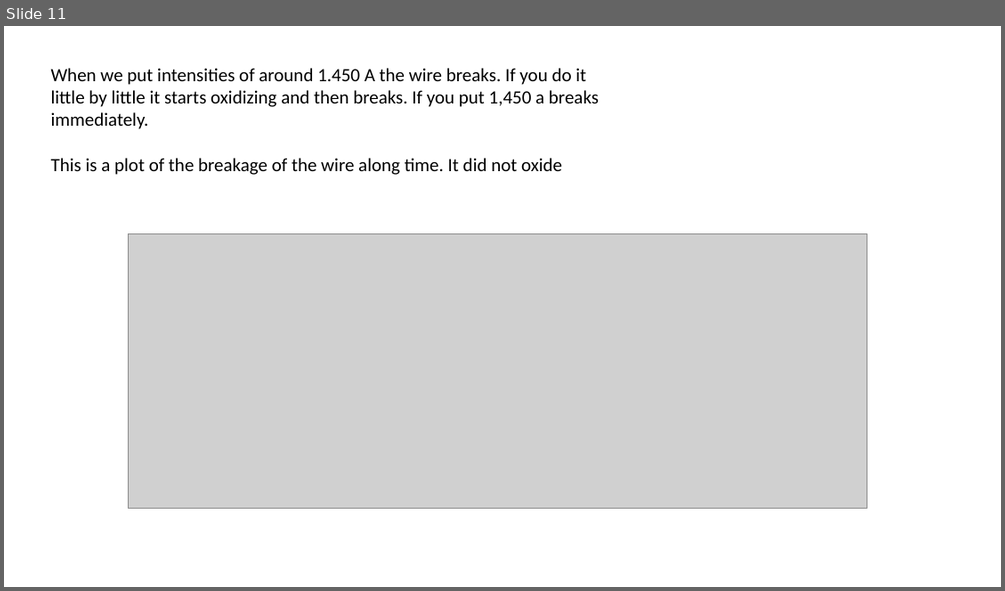
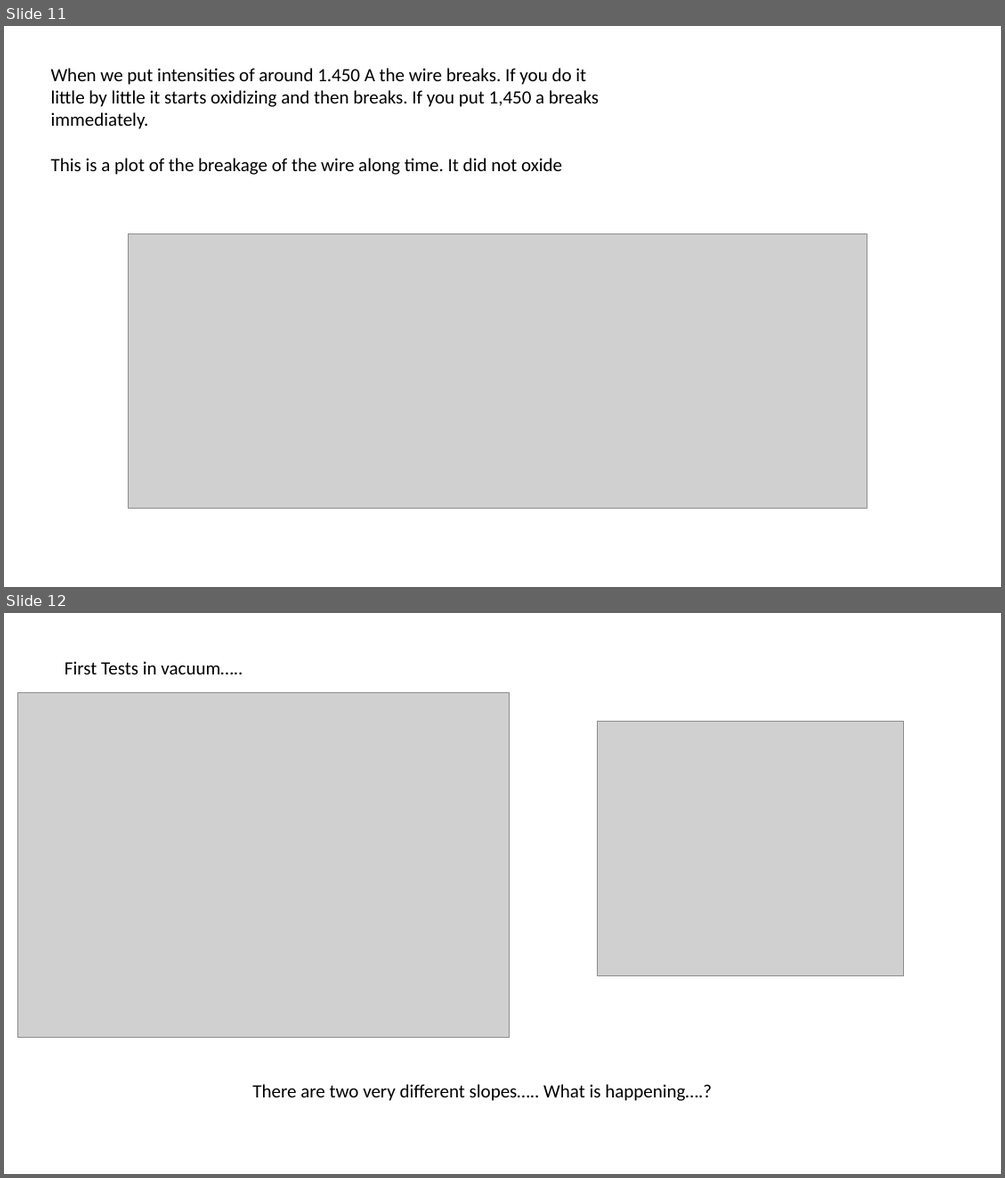
Before and after one commit to navarrof/Emissivity_Stuff, a slide deck: Summary Results Emissivity.pptx. Shown one above the other, each under a label of ours: slide 11 before the commit, slides 11 and 12 after it. The pictures are 1005x591 and 1005x1178 pixels, drawn with LibreOffice and Linux fonts; fonts in the diff are those of the drawing; grey boxes stand for pictures. Boxes give left, top, right and bottom in pixels: in the first picture for what was removed or moved away, otherwise in the second. Text is boxed around its words. In the diff, an @@ line names an element or a change of style, - is before the commit and + after.

Commit message:
First Vacuum Try

```diff
--- a/Summary Results Emissivity.pptx
+++ b/Summary Results Emissivity.pptx
@@ slide 12 added at [4, 613, 1001, 1174], background #FFFFFF @@
@@ text added at [65, 661, 243, 674], 18 pt, text #000000 @@
+First Tests in vacuum…..
@@ picture added at [17, 693, 509, 1037] @@
@@ picture added at [597, 721, 903, 976] @@
@@ text added at [252, 1084, 712, 1101], 18 pt, text #000000 @@
+There are two very different slopes….. What is happening….?
```
Also in this commit, not shown: 44 other files.
